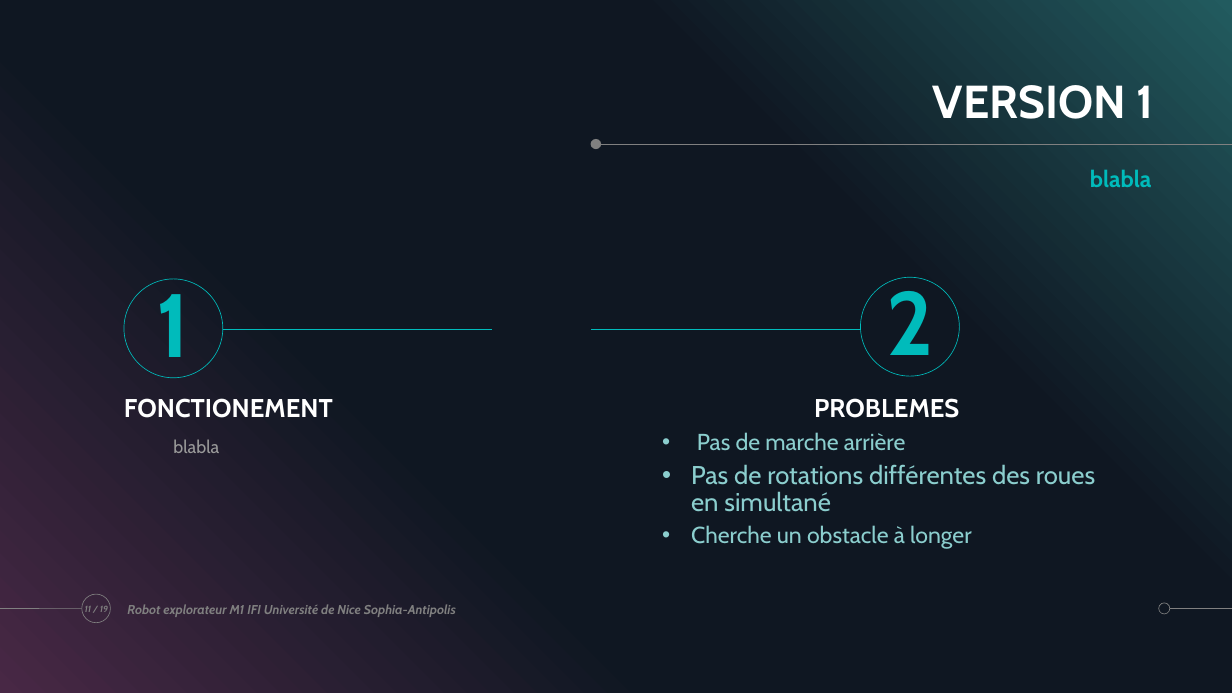
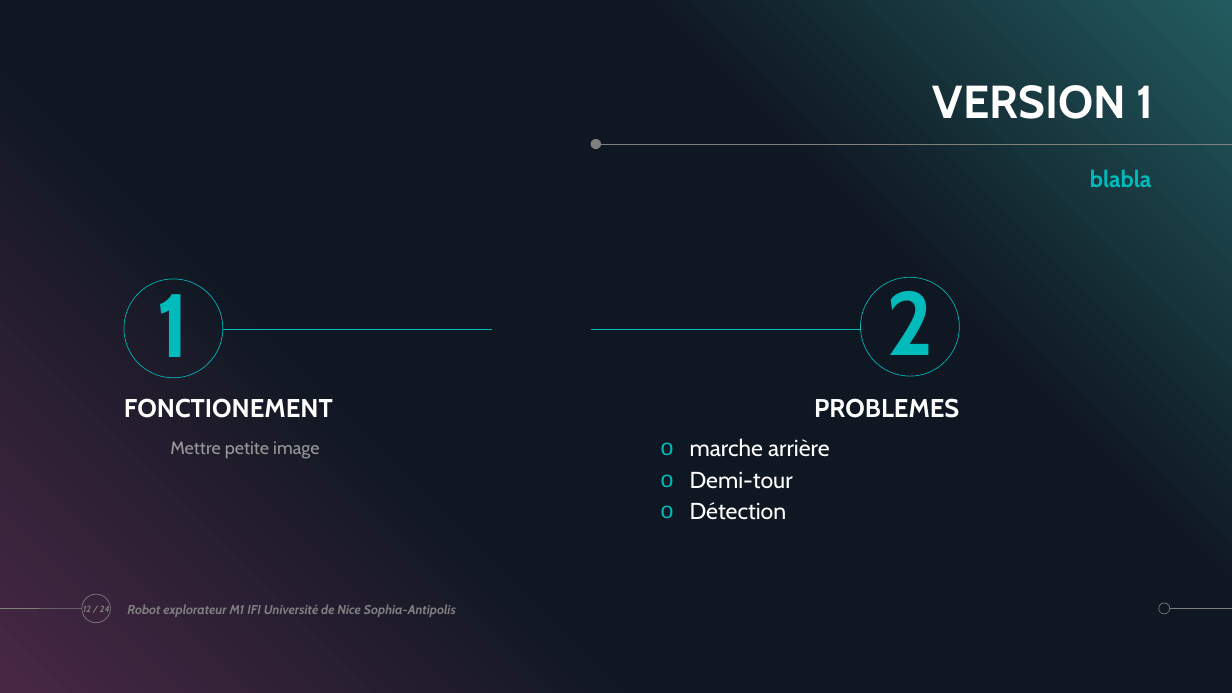
Before and after one commit to ChloeMaccarinelli/TER_M1_S2, a slide deck: slide 12 of doc/Diapo_LOTFI_MACCARINELLI_MARION.pptx (slide 11 before the commit). Drawn at 1232x693 pixels with LibreOffice and Linux fonts; fonts in the diff are those of the drawing. Boxes give left, top, right and bottom in pixels: in the first picture for what was removed or moved away, otherwise in the second. Text is boxed around its words. In the diff, an @@ line names an element or a change of style, - is before the commit and + after.

```diff
--- a/doc/Diapo_LOTFI_MACCARINELLI_MARION.pptx
+++ b/doc/Diapo_LOTFI_MACCARINELLI_MARION.pptx
@@ text at (170,441,319,459): text changed @@
-blabla
+Mettre petite image
@@ text at (690,438,830,520): text changed; size 20 to 18 pt; text colour #8CCFCF to #FFFFFF @@
-  • Pas de marche arrière
-  • Pas de rotations différentes des roues en simultané
-  • Cherche un obstacle à longer
+  o marche arrière
+  o Demi-tour
+  o Détection
@@ page number at (83,606,110,615): text changed @@
-11 / 19
+12 / 24
```
Also in this commit, not shown: 5 other slides changed, 5 slides added, 1 other file.
